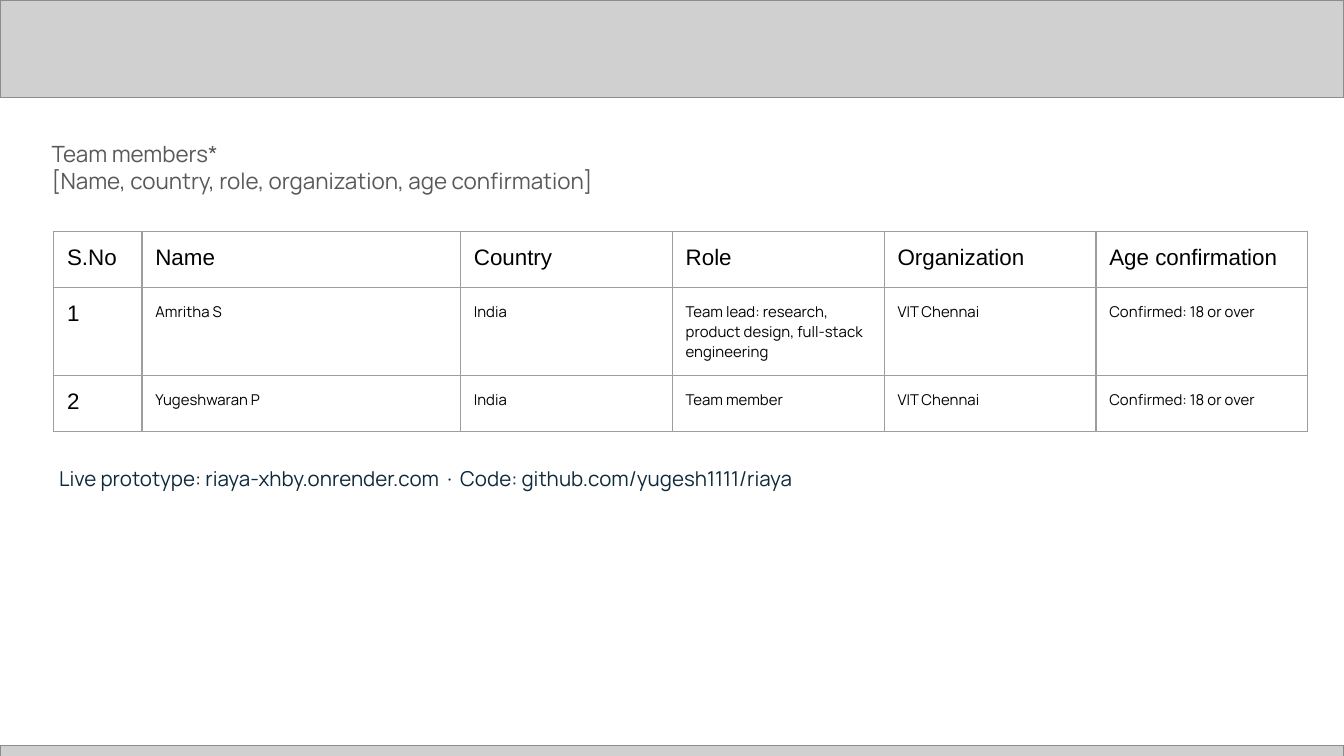
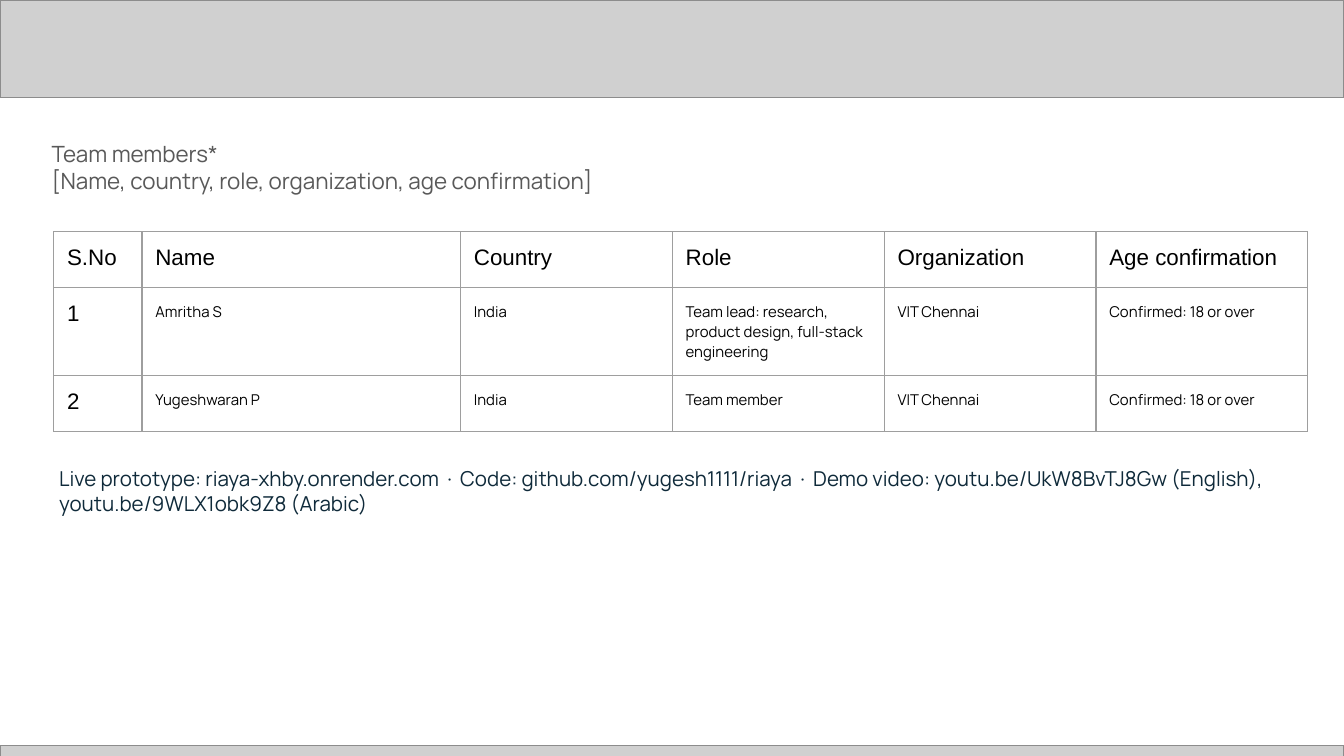
Before and after one commit to yugesh1111/riaya, a slide deck: slide 2 of docs/Riaya_Submission.pptx. Drawn at 1344x756 pixels with LibreOffice and Linux fonts; fonts in the diff are those of the drawing; grey boxes stand for pictures. Boxes give left, top, right and bottom in pixels: in the first picture for what was removed or moved away, otherwise in the second. Text is boxed around its words. In the diff, an @@ line names an element or a change of style, - is before the commit and + after.

```diff
--- a/docs/Riaya_Submission.pptx
+++ b/docs/Riaya_Submission.pptx
@@ text at bbox=[59, 469, 1262, 516]: text changed @@
-Live prototype: riaya-xhby.onrender.com · Code: github.com/yugesh1111/riaya
+Live prototype: riaya-xhby.onrender.com · Code: github.com/yugesh1111/riaya · Demo video: youtu.be/UkW8BvTJ8Gw (English), youtu.be/9WLX1obk9Z8 (Arabic)
```
Also in this commit, not shown: 2 other slides changed, 1 other file.
